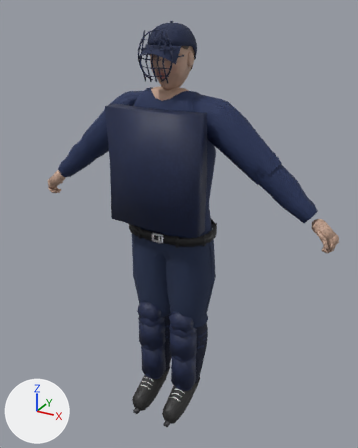
An edit to the glTF model assets/optimized/lod1/player_umpire.glb, drawn before and after from the same camera.
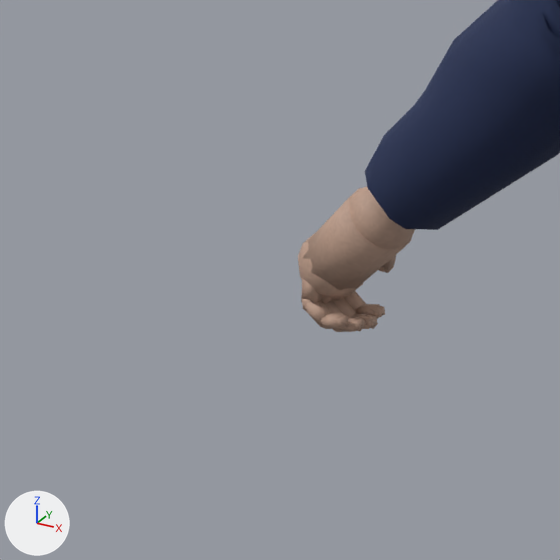
The first picture shows the older version from a camera (50 mm lens) standing at (1.046, -1.847, 1.917) and looking at (0.008, 0.042, 0.973). The close-ups show the older and then the newer version on the part from 0% to 25% of the width and 32% to 51% of the height of that picture. Only the edits that show in the close-ups are written down. The axes (+X, +Y, +Z) are drawn at lower left. The lights are the same throughout.

In view in the first close-up: 'Hand_R', 'Jersey', 'Undershirt' and 1 more.
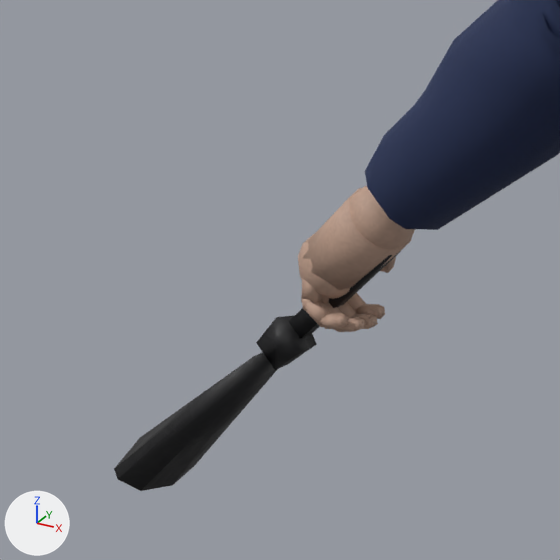
Changed parts and their boxes [x1, y1, x2, y2] in the close-ups (560 x 560 px):
```json
{"object": "Umpire_Broom", "change": "added", "after": [114, 251, 401, 491]}
```

The change, as JSON lines over the scene's bpy script:
```json
{"op": "add", "block": "me_g_006", "code": ["me_g_006 = bpy.data.meshes.new('g.006')", "me_g_006.from_pydata(...)  # 30 vertices, 48 faces; spans x -0.968..-0.651, y -0.046..0.046, z 0.832..1.106", "me_g_006.materials.append(mat_belt)"]}
{"op": "add", "block": "ob_umpire_broom", "code": ["ob_umpire_broom = bpy.data.objects.new('Umpire_Broom', me_g_006)", "ob_umpire_broom.location = (0.0, 0.0, 0.0)"]}
```
